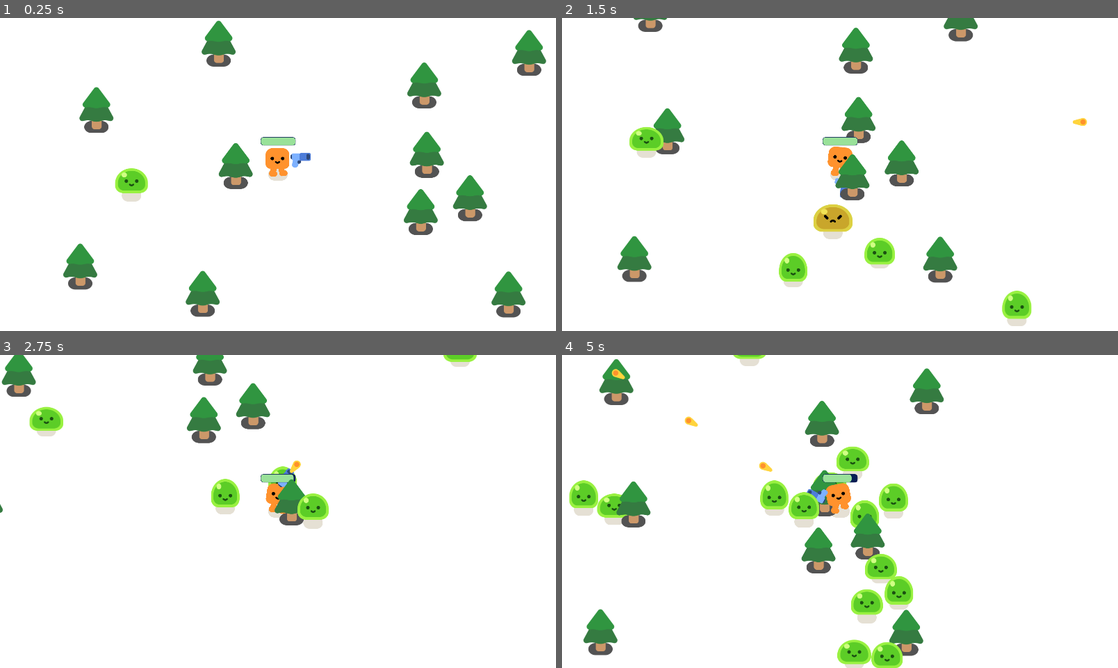
Above: before the commit, frames 1-4 (two rows, left to right).
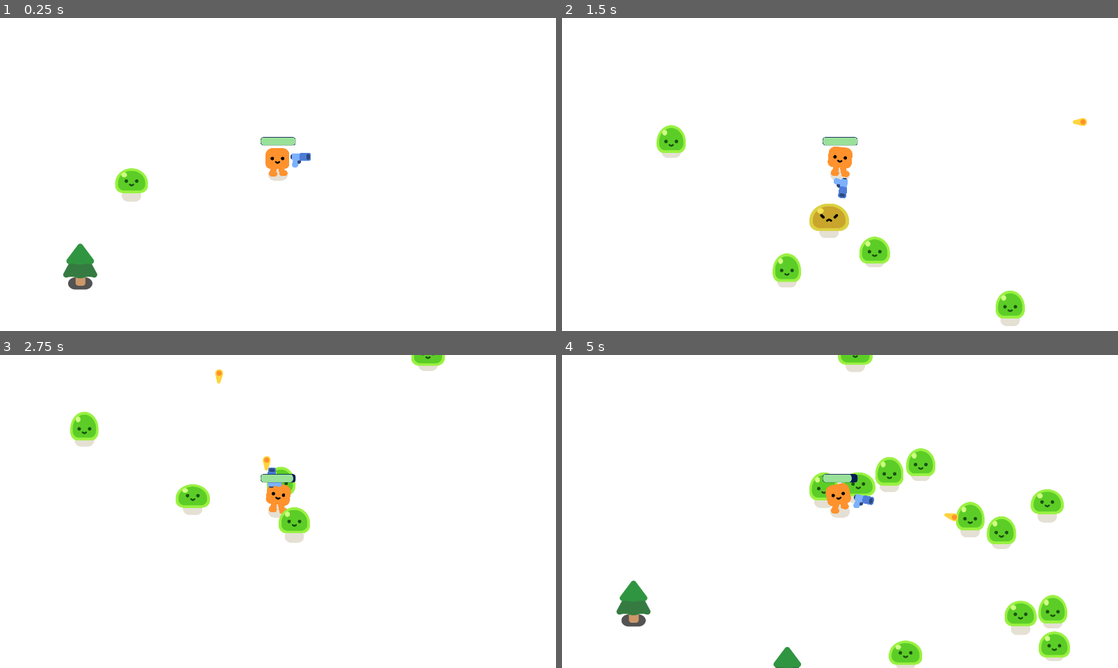
Above: after the commit, the same moments.

Repository: NBarcalow/GameDevelopment
Game: Godot game, scene res://Survivor_game.tscn
Two runs of this game, one before a commit and one after it. Both use one fixed random seed, a clock stepped at 60 frames per second and the inputs below.
Inputs:
- Up to frame 1 (0.25 s): no input
- Up to frame 2 (1.5 s): hold D (move_right) 0.53-1.28 s; hold S (move_down) from 1.28 s (still down)
- Up to frame 3 (2.75 s): release S (move_down) at 2.03 s; hold D (move_right) from 2.03 s (still down)
- Up to frame 4 (5 s): release D (move_right) at 2.78 s; hold W (move_up) 2.78-3.53 s; hold A (move_left) from 3.53 s (still down)

The runs differ from the first frame. In frame 1, 6.0% of the frame differs, in the area x 14-99%, y 0-96%; in frame 2, 6.6%; in frame 3, 5.9%; in frame 4, 16%, in the area x 1-92%, y 0-100%.

Commit message:
Stage 3
Stage 3: Spawning Trees to make the field look dynamic

Diff:
--- a/2d-project-start/Survivor_game.tscn
+++ b/2d-project-start/Survivor_game.tscn
@@ -1,16 +1,20 @@
-[gd_scene load_steps=9 format=3 uid="uid://bvwn70hglawso"]
+[gd_scene load_steps=11 format=3 uid="uid://bvwn70hglawso"]
 
 [ext_resource type="PackedScene" uid="uid://dxgtvg6iqn3pw" path="res://player.tscn" id="1_0yohk"]
 [ext_resource type="Script" uid="uid://jq0xt7vn3k6k" path="res://survivor_game.gd" id="1_xbgqq"]
 [ext_resource type="PackedScene" uid="uid://dcogxvx6fvx8g" path="res://tree.tscn" id="2_8vy7s"]
 [ext_resource type="PackedScene" uid="uid://dk222sfdfhqn7" path="res://blob.tscn" id="3_8vy7s"]
 [ext_resource type="Script" uid="uid://dk14644owfwf1" path="res://path_follow_2d.gd" id="5_qktop"]
+[ext_resource type="Script" uid="uid://bmvrh4r8bgua7" path="res://tree.gd" id="6_qktop"]
 
 [sub_resource type="Curve2D" id="Curve2D_j2wmw"]
 _data = {
-"points": PackedVector2Array(0, 0, 0, 0, -139, -164, 0, 0, 0, 0, 2040, -150, 0, 0, 0, 0, 2050, 1182, 0, 0, 0, 0, -135, 1169, 0, 0, 0, 0, -114, -122)
+"points": PackedVector2Array(0, 0, 0, 0, -139, -164, 0, 0, 0, 0, 2040, -150, 0, 0, 0, 0, 2050, 1182, 0, 0, 0, 0, -135, 1169, 0, 0, 0, 0, -139, -164)
 }
 point_count = 5
+
+[sub_resource type="RectangleShape2D" id="RectangleShape2D_xbgqq"]
+size = Vector2(2367, 1530)
 
 [sub_resource type="FontFile" id="FontFile_xbgqq"]
 cache/0/50/0/ascent = 0.0
@@ -46,6 +50,10 @@
 offset_right = 1950.0
 offset_bottom = 1103.0
 
+[node name="tree" parent="." instance=ExtResource("2_8vy7s")]
+position = Vector2(233, 915)
+script = ExtResource("6_qktop")
+
 [node name="Player" parent="." instance=ExtResource("1_0yohk")]
 position = Vector2(916, 543)
 
@@ -59,43 +67,17 @@
 rotation = 0.00642488
 script = ExtResource("5_qktop")
 
-[node name="tree" parent="." instance=ExtResource("2_8vy7s")]
-position = Vector2(233, 915)
+[node name="TreeArea" type="Area2D" parent="Player/Path2D"]
 
-[node name="tree2" parent="." instance=ExtResource("2_8vy7s")]
-position = Vector2(289, 375)
-
-[node name="tree3" parent="." instance=ExtResource("2_8vy7s")]
-position = Vector2(1421, 290)
-
-[node name="tree4" parent="." instance=ExtResource("2_8vy7s")]
-position = Vector2(1579, 679)
-
-[node name="tree5" parent="." instance=ExtResource("2_8vy7s")]
-position = Vector2(1409, 727)
-
-[node name="tree6" parent="." instance=ExtResource("2_8vy7s")]
-position = Vector2(1712, 1011)
-
-[node name="tree7" parent="." instance=ExtResource("2_8vy7s")]
-position = Vector2(656, 1009)
-
-[node name="tree8" parent="." instance=ExtResource("2_8vy7s")]
-position = Vector2(711, 146)
-
-[node name="tree9" parent="." instance=ExtResource("2_8vy7s")]
-position = Vector2(770, 568)
-
-[node name="tree10" parent="." instance=ExtResource("2_8vy7s")]
-position = Vector2(1430, 529)
-
-[node name="tree11" parent="." instance=ExtResource("2_8vy7s")]
-position = Vector2(1783, 178)
+[node name="CollisionShape2D" type="CollisionShape2D" parent="Player/Path2D/TreeArea"]
+unique_name_in_owner = true
+position = Vector2(955.5, 512)
+shape = SubResource("RectangleShape2D_xbgqq")
 
 [node name="blob" parent="." instance=ExtResource("3_8vy7s")]
 position = Vector2(336, 626)
 
-[node name="Timer" type="Timer" parent="."]
+[node name="TimerBlob" type="Timer" parent="."]
 wait_time = 0.33
 autostart = true
 
@@ -127,5 +109,9 @@
 text = "Game Over"
 label_settings = SubResource("LabelSettings_qktop")
 
+[node name="Tree" type="Timer" parent="."]
+autostart = true
+
 [connection signal="health_depleted" from="Player" to="." method="_on_player_health_depleted"]
-[connection signal="timeout" from="Timer" to="." method="_on_timer_timeout"]
+[connection signal="timeout" from="TimerBlob" to="." method="_on_timer_timeout"]
+[connection signal="timeout" from="Tree" to="." method="_on_tree_timeout"]
--- a/2d-project-start/survivor_game.gd
+++ b/2d-project-start/survivor_game.gd
@@ -7,7 +7,12 @@
 	new_blob.global_position = %PathFollow2D.global_position
 	add_child(new_blob)
 
+func spawn_tree():
+	var new_tree = preload("res://tree.tscn").instantiate()
 
+	%PathFollow2D.progress_ratio = randf()
+	new_tree.global_position = %PathFollow2D.global_position
+	add_child(new_tree)
 
 func _on_timer_timeout() -> void:
 	spawn_blob()
@@ -16,3 +21,7 @@
 func _on_player_health_depleted() -> void:
 	%GameOver.visible = true
 	get_tree().paused = true
+
+
+func _on_tree_timeout() -> void:
+	spawn_tree()
--- /dev/null
+++ b/2d-project-start/tree.gd
@@ -0,0 +1 @@
+extends StaticBody2D
Not shown, added: 2d-project-start/tree.gd.uid
